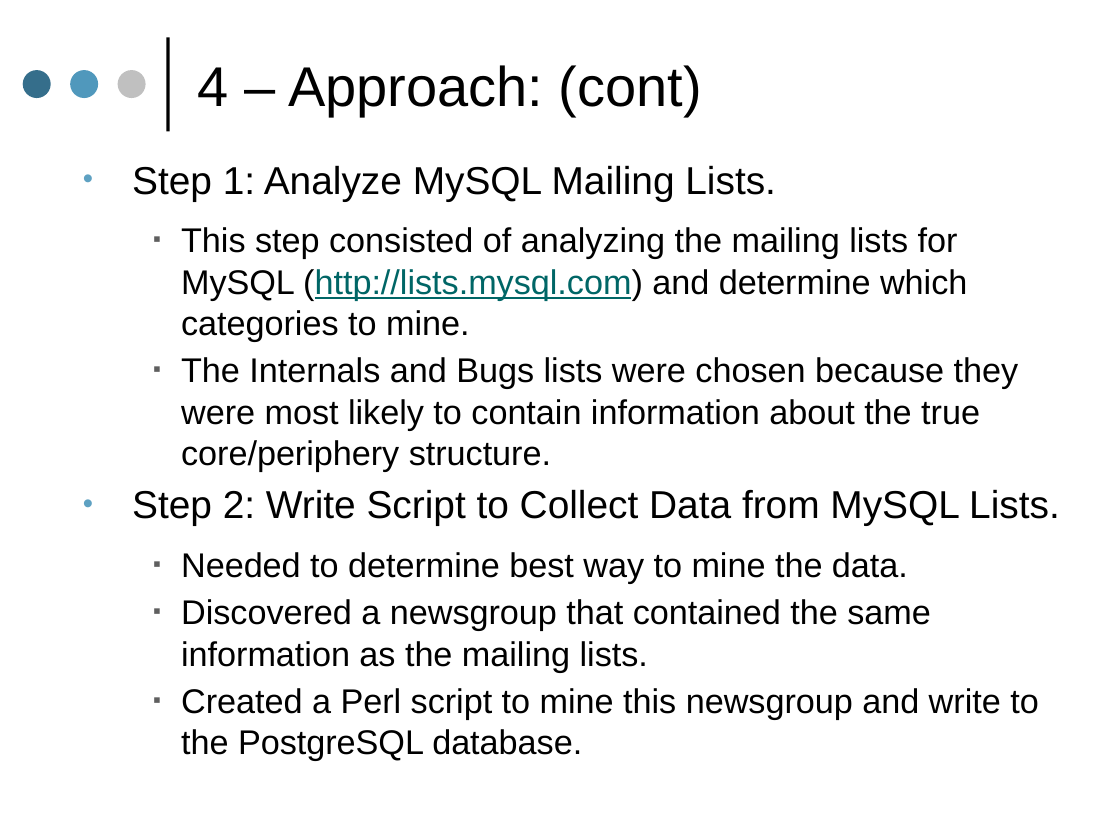
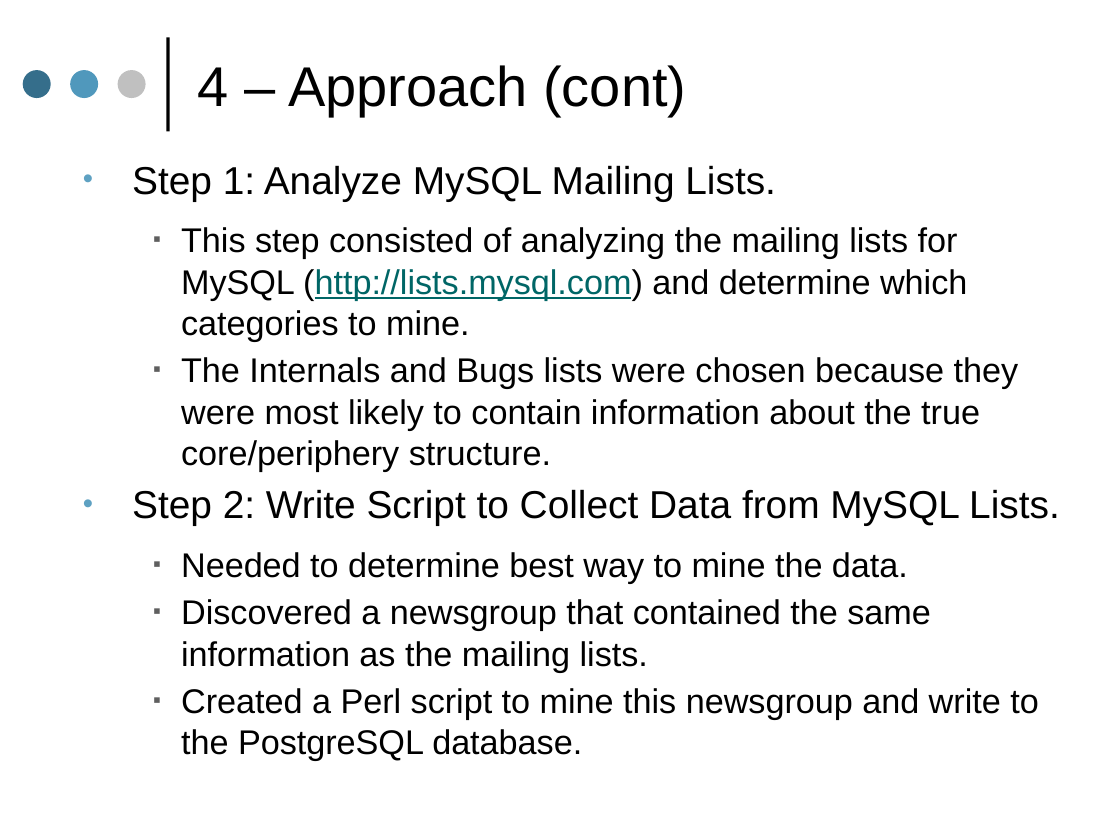
Before and after one commit to osecki/mysqldatabasecoreperiphery, a slide deck: slide 29 of Documentation/Final Presentation/Analysis Team - Final Presentation.pptx. Drawn at 1120x840 pixels with LibreOffice and Linux fonts; fonts in the diff are those of the drawing. Boxes give left, top, right and bottom in pixels: in the first picture for what was removed or moved away, otherwise in the second. Text is boxed around its words. In the diff, an @@ line names an element or a change of style, - is before the commit and + after.

```diff
--- a/Documentation/Final Presentation/Analysis Team - Final Presentation.pptx
+++ b/Documentation/Final Presentation/Analysis Team - Final Presentation.pptx
@@ title at bbox=[198, 65, 686, 116]: text changed @@
-4 – Approach: (cont)
+4 – Approach (cont)
```
Also in this commit, not shown: 4 other slides changed, 2 other files.
